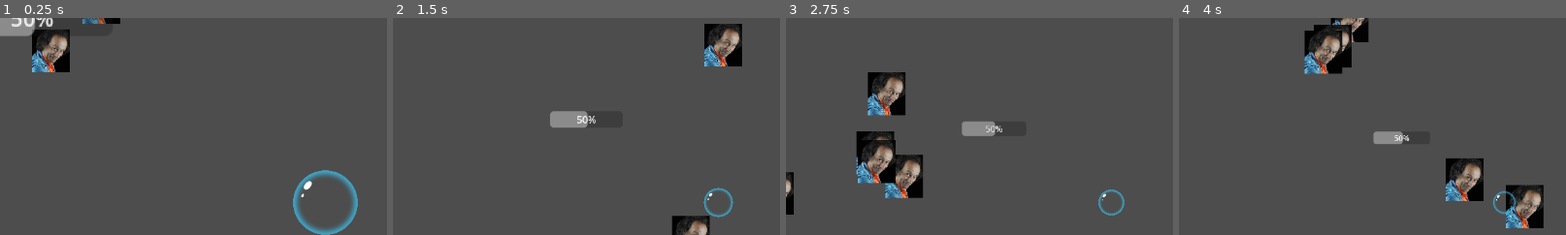
Above: before the commit, frames 1-4 (left to right).
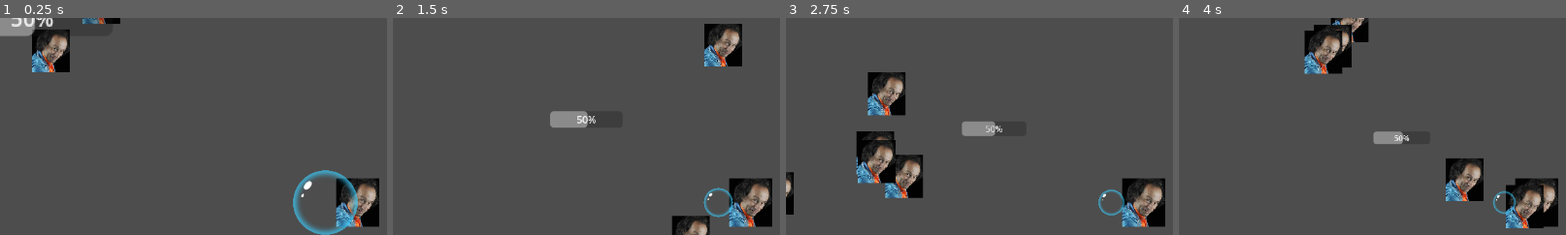
Above: after the commit, the same moments.

Repository: Zodayan/BubbleSurvivor
Game: Godot game, scene res://scenes/game.tscn
The game is run twice, just before and just after one commit, with the same random seed, the same clock (stepped at 60 frames per second) and the same inputs.
Inputs (mouse positions are % of the whole screen's width and height, from its top left):
- Up to frame 1 (0.25 s): no input
- Up to frame 2 (1.5 s): move the mouse to (72, 45) at 0.52 s; hold Right (right) 0.53-1.28 s; click (72, 45) at 0.6 s; move the mouse to (30, 55) at 1.27 s; hold Down (down) from 1.28 s (still down); click (30, 55) at 1.35 s
- Up to frame 3 (2.75 s): move the mouse to (60, 28) at 2.02 s; release Down (down) at 2.03 s; hold Right (right) from 2.03 s (still down); click (60, 28) at 2.1 s
- Up to frame 4 (4 s): move the mouse to (45, 70) at 2.77 s; release Right (right) at 2.78 s; hold Up (up) 2.78-3.53 s; click (45, 70) at 2.85 s; move the mouse to (80, 65) at 3.52 s; hold Q (left) from 3.53 s (still down); click (80, 65) at 3.6 s
The pictures show only the part of the screen within x 8-58%, y 8-57%; the shares and areas given below are measured in that part.

The runs differ from the first frame. In frame 1, 2.3% of the frame differs, in the area x 86-98%, y 73-97%; in frame 2, 2.4%; in frame 3, 2.4%; in frame 4, 1.1%.

Commit message:
L'arme se met au bon endroit

Diff:
--- /dev/null
+++ b/bubblesurvior/scenes/pistolet.tscn
@@ -0,0 +1,12 @@
+[gd_scene load_steps=3 format=3 uid="uid://cpbt4tp0o128c"]
+
+[ext_resource type="Script" path="res://scripts/weapons/pistolet.gd" id="1_0oqcf"]
+[ext_resource type="Texture2D" uid="uid://dif2hvocbma0t" path="res://assets/sprite/michel.jpg" id="1_eba5c"]
+
+[node name="pistolet" type="Node2D"]
+script = ExtResource("1_0oqcf")
+
+[node name="Sprite2D" type="Sprite2D" parent="."]
+position = Vector2(-1.19209e-07, 0)
+scale = Vector2(0.152381, 0.152381)
+texture = ExtResource("1_eba5c")
--- /dev/null
+++ b/bubblesurvior/scenes/projectile_simple.gd
@@ -0,0 +1 @@
+extends Projectile
--- /dev/null
+++ b/bubblesurvior/scenes/projectile_simple.tscn
@@ -0,0 +1,17 @@
+[gd_scene load_steps=4 format=3 uid="uid://ckygifgyphed5"]
+
+[ext_resource type="Script" path="res://scenes/projectile_simple.gd" id="1_wqur2"]
+[ext_resource type="Texture2D" uid="uid://dtb45tpe78spr" path="res://assets/sprite/Coloured/16x16/bubble_3.png" id="2_hh6e7"]
+
+[sub_resource type="CircleShape2D" id="CircleShape2D_bsjtg"]
+radius = 3.0
+
+[node name="projectile_simple" type="Area2D"]
+script = ExtResource("1_wqur2")
+
+[node name="Sprite2D" type="Sprite2D" parent="."]
+scale = Vector2(0.375, 0.375)
+texture = ExtResource("2_hh6e7")
+
+[node name="CollisionShape2D" type="CollisionShape2D" parent="."]
+shape = SubResource("CircleShape2D_bsjtg")
--- a/bubblesurvior/scripts/Manager/CustomSceneTree.gd
+++ b/bubblesurvior/scripts/Manager/CustomSceneTree.gd
@@ -43,6 +43,10 @@
 	var player = ResourceLoader.load("res://scenes/bubblePlayer.tscn").instantiate()
 	_playerManager.changeCharacter(player)
 
+	#Initialisation de l'arme
+	var arme = ResourceLoader.load("res://scenes/pistolet.tscn").instantiate()
+	_weaponManager.changeWeapon(arme)
+
 	#Initialisation des scénes de bases
 
 	for i in range(20):
--- /dev/null
+++ b/bubblesurvior/scripts/weapons/pistolet.gd
@@ -0,0 +1,8 @@
+extends Weapon
+
+func _init() -> void:
+	degats = 10
+
+# A potentiellement toucher avec héritage
+func action_tirer() -> void:
+	print("action Tirer")
--- a/bubblesurvior/scripts/weapons/weapon.gd
+++ b/bubblesurvior/scripts/weapons/weapon.gd
@@ -4,10 +4,21 @@
 var degats: float = 1
 var vitesse_tir: float = 1 # Nb de tirs/seconde
 var cout_tir: float = 1
+var timer_dernier_tir: float = 0
+
+func _process(delta: float) -> void:
+	var player: BubblePlayer = CustomSceneTree.getInstance()._playerManager.playerBody
+	position = player.position
+	var player_sprite: Sprite2D = player.get_child(2)
+	position.x += player_sprite.texture.get_width() * player_sprite.scale.x / 2
+	timer_dernier_tir += delta
 
 # A ne pas toucher en avec héritage
 func tirer() -> void:
-	action_tirer()
+	if timer_dernier_tir >= 1/vitesse_tir:
+		timer_dernier_tir = 0
+		CustomSceneTree.getInstance()._playerManager.deal_damage(cout_tir)
+		action_tirer()
 
 # A potentiellement toucher avec héritage
 func action_tirer() -> void:
